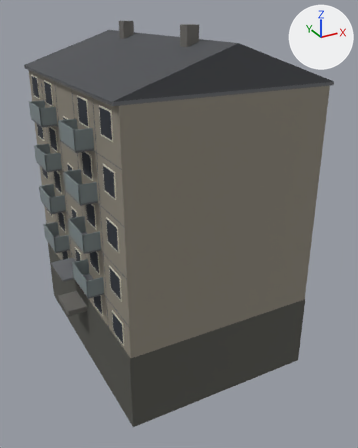
The Blender file models/doma/house-section-5.blend, before and after one commit.
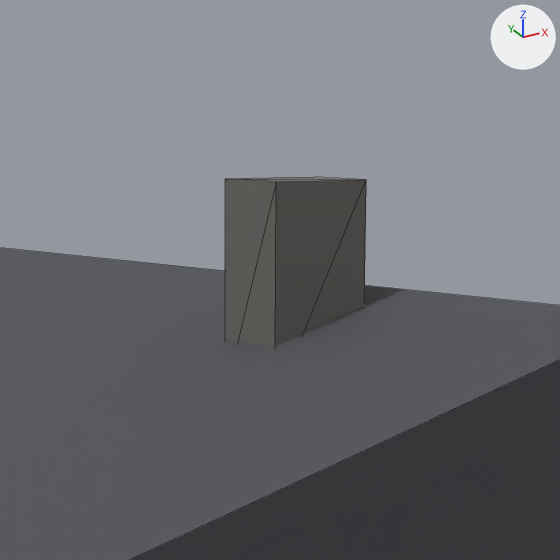
The first picture shows the older version from a camera (50 mm lens) standing at (-8.0, -27.8, 17.8) and looking at (6.6, -1.3, 4.6). The close-ups show the older and then the newer version on the part from 42% to 63% of the width and 0% to 17% of the height of that picture. Only the edits that show in the close-ups are written down. Every picture has the same lights, and +X, +Y and +Z are marked at upper right. The close-ups show mesh edges as thin lines.

Names of what the first close-up shows: '07_#6e6c68', '08_#4c4e52'.
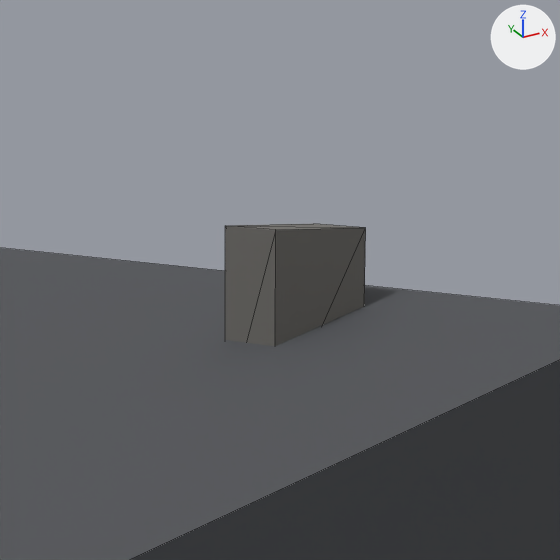
Location of each change, [x1, y1, x2, y2] in pixels of the close-ups (560 x 560 px):
```json
{"object": "07_#6e6c68", "change": "reshaped", "before": [225, 177, 366, 346], "after": [225, 224, 366, 346]}
```

The change, as JSON lines over the scene's bpy script:
```json
{"block": "me_07__6e6c68", "where": "# used by ob_07__6e6c68; location = (0.0, 0.0, 0.0)"}
{"op": "remove", "block": "me_07__6e6c68", "code": "me_07__6e6c68.from_pydata(...)  # 24 vertices, 36 faces; spans x -1.3..5.7, y -5.0..3.7, z -0.2..17.0"}
{"op": "add", "block": "me_07__6e6c68", "code": "me_07__6e6c68.from_pydata(...)  # 24 vertices, 36 faces; spans x 5.0..13.3, y -5.0..3.7, z -0.3..16.7"}
{"block": "me_07__6e6c68", "change": "me_07__6e6c68 part 1: the loose piece of 8 vertices spanning x 5.0..5.7, y -5.0..-4.3, z 15.6..17.0 is moved by (0.0, 0.0, -0.2)"}
{"block": "me_07__6e6c68", "change": "other edits to the shape of me_07__6e6c68 do not show in these pictures"}
```
